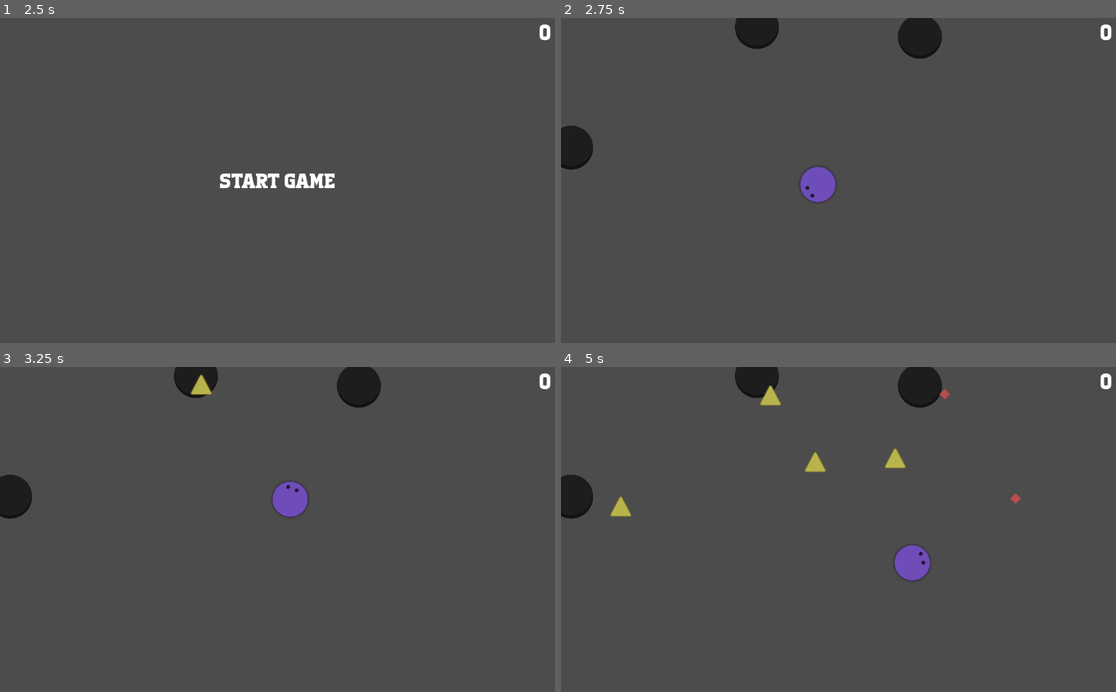
Above: before the commit, frames 1-4 (two rows, left to right).
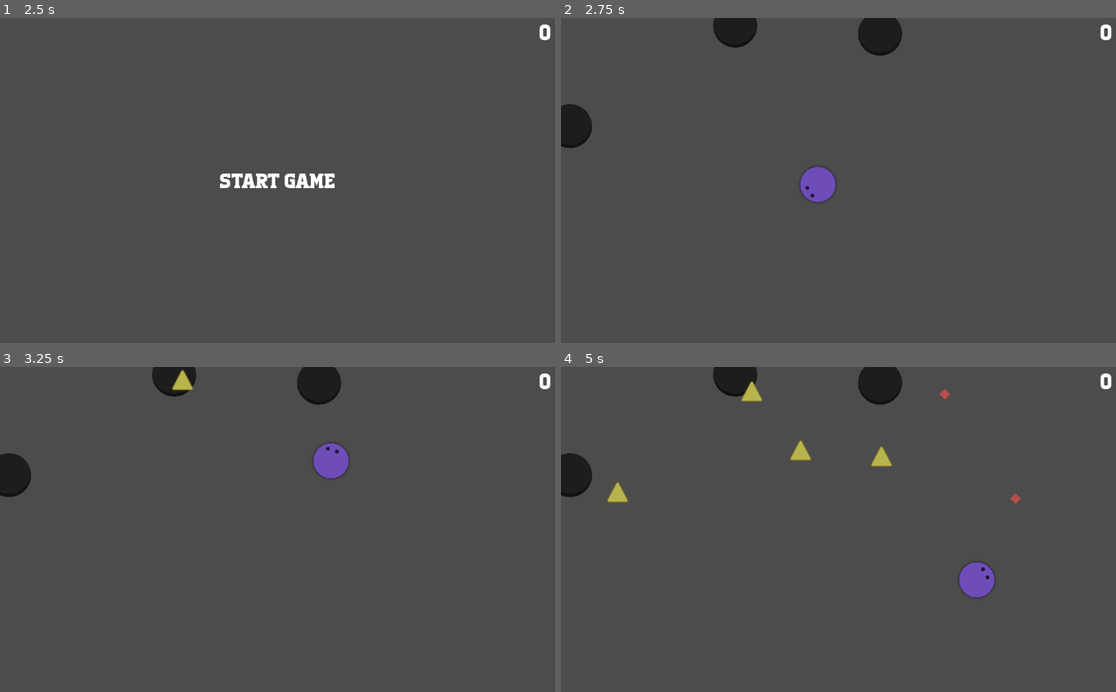
Above: after the commit, the same moments.

Repository: aldiiicastro/videojuego1
Game: Godot game, scene res://Planet/Planet.tscn
Two runs of this game, one before a commit and one after it. Both use one fixed random seed, a clock stepped at 60 frames per second and the inputs below.
Inputs (mouse positions are in pixels of both pictures, inside the frame that each line leads up to):
- Up to frame 1 (2.5 s): click "PLAY" at 0.5 s; tap Enter at 1.25 s; move the mouse to (399, 164) at 1.27 s; hold Space (space) 1.28-2.03 s; move the mouse to (166, 196) at 2.02 s; tap Space (space) at 2.1 s
- Up to frame 2 (2.75 s): no input
- Up to frame 3 (3.25 s): move the mouse to (333, 458) at 2.77 s; hold Space (space) from 2.78 s (still down)
- Up to frame 4 (5 s): move the mouse to (810, 594) at 3.52 s; release Space (space) at 3.53 s; tap Space (space) at 3.6 s; move the mouse to (1005, 578) at 4.27 s; hold Space (space) from 4.28 s (still down)

Frame 1 is identical in both runs. In frame 2, 3.0% of the frame differs, in the area x 0-69%, y 0-47%; in frame 3, 4.2%; in frame 4, 5.1%, in the area x 0-79%, y 0-71%.

Commit message:
Falta que el dash no mire el mouse

Diff:
--- a/Food/Food.gd
+++ b/Food/Food.gd
@@ -4,13 +4,15 @@
 func _ready():
 	hide()
 
+##Se esconde y envia una señal cuando es colisionado.
 func eated(body):
 	hide()
 	$FoodCollision.set_deferred("disabled", true)
 	emit_signal("eated")
 
+##Se setea una posicion alateria y se muestra.
 func start():
-	set_collision_mask(4)
+
 	set_position(Vector2(rand_range(0, 1000), rand_range(0, 600)))
 	show()
 	$FoodCollision.set_deferred("disabled", false)
--- a/Hole/Hole.gd
+++ b/Hole/Hole.gd
@@ -8,5 +8,5 @@
 	queue_free()
 
 func start():
-	set_position(Vector2(rand_range(0, 900), rand_range(0, 600)))
+	set_position(Vector2(rand_range(0, 800), rand_range(0, 500)))
 	show()
--- a/Planet/Planet.gd
+++ b/Planet/Planet.gd
@@ -4,7 +4,7 @@
 var foodArray = []
 var holeArray = []
 var enemyArray = []
-var numsHoles = 3
+var numsHoles = 3 ##Cantidad de agujeros que se ponen
 
 export (PackedScene) var Hole
 export (PackedScene) var Enemy
@@ -62,9 +62,12 @@
 func setHoles():
 	for i in range(numsHoles):
 		var hole = Hole.instance()
-		add_child(hole)
-		holeArray.append(hole)
-		hole.start()
+		initialize(hole, holeArray)
+
+func initialize(obj,array):
+	add_child(obj)
+	array.append(obj)
+	obj.start()
 
 ##Cuando un rombo es comido, se cambia el score
 func _on_Food_eated():
@@ -104,7 +107,4 @@
 func _on_FoodTime_timeout():
 	var food = Food.instance()
 	food.connect("eated", self, "_on_Food_eated")
-	add_child(food)
-	food.start()
-	foodArray.append(food)
-	print(score)
+	initialize(food, foodArray)
--- a/Player/Player.gd
+++ b/Player/Player.gd
@@ -1,11 +1,13 @@
 extends Area2D
 
 export (int) var speed = 200
+var speedNormal = 200
+var speedDashing = speedNormal * 3
 signal lost
 var target = Vector2()
-var velocity = Vector2()
 var limit
 var del
+var isDashing = false
 func _ready():
 	hide()
 	limit = get_viewport_rect().size
@@ -16,17 +18,18 @@
 	$Colision.set_deferred("disabled", false)
 
 func _input(event):
-	if event.is_action_pressed("space"):
-		$Time.start()
-		position += velocity * del * 3
+	pass
 
 func _process(delta):
 	target = get_local_mouse_position()
 	if target.length() > 50:
 		var direccion = target.normalized()
-		del = delta
-		position += direccion * delta * 200
+		position += direccion * delta * speed
 		$Image.look_at(get_global_mouse_position())
+	if Input.is_action_just_pressed("space") && !isDashing:
+		isDashing = true
+		$Time.start()
+		speed = speedDashing
 
 func enemyTouch():
 	hide()
@@ -34,5 +37,5 @@
 	$Colision.set_deferred("disabled", true)
 
 func _on_Time_timeout():
-	velocity = position.direction_to(target) * speed
-	position += velocity * del
+	isDashing = false
+	speed = speedNormal
--- a/Player/Player.tscn
+++ b/Player/Player.tscn
@@ -24,4 +24,5 @@
 shape = SubResource( 1 )
 
 [node name="Time" type="Timer" parent="."]
+wait_time = 0.4
 [connection signal="timeout" from="Time" to="." method="_on_Time_timeout"]
